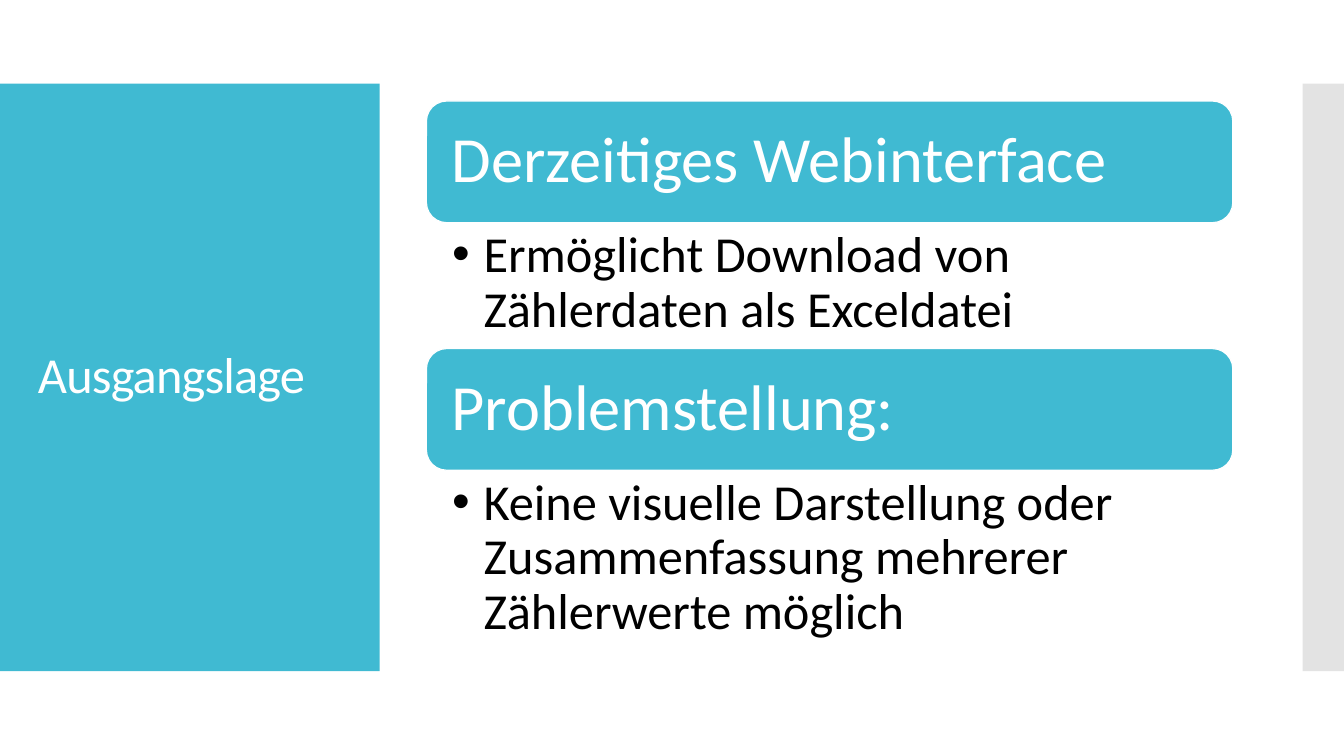
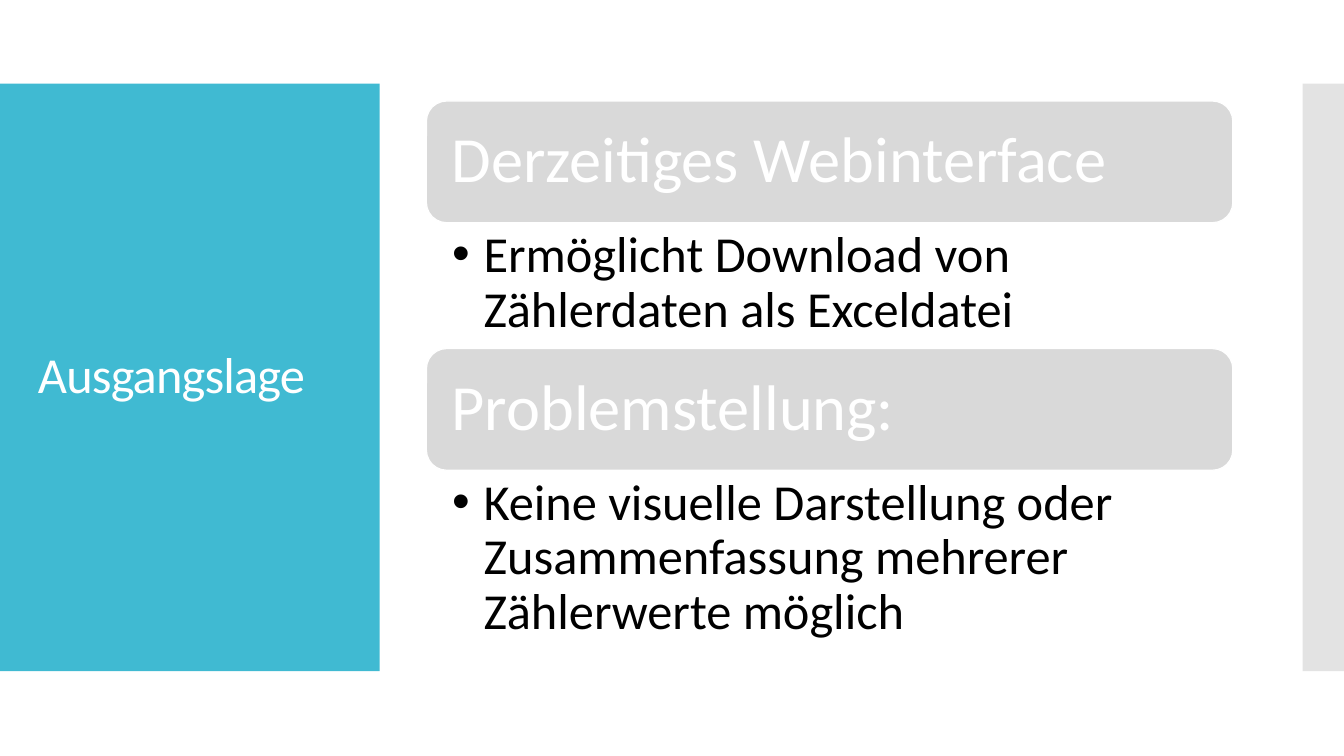
Before and after one commit to SebastianMandl/AEMS, a slide deck: slide 3 of Planung/Praesentationen/Zwischenpräsentation Diplomarbeit - Kopie.pptx. Drawn at 1344x756 pixels with LibreOffice and Linux fonts; fonts in the diff are those of the drawing. Boxes give left, top, right and bottom in pixels: in the first picture for what was removed or moved away, otherwise in the second. Text is boxed around its words. In the diff, an @@ line names an element or a change of style, - is before the commit and + after.

```diff
--- a/Planung/Praesentationen/Zwischenpräsentation Diplomarbeit - Kopie.pptx
+++ b/Planung/Praesentationen/Zwischenpräsentation Diplomarbeit - Kopie.pptx
@@ rounded rectangle at bbox=[426, 101, 1233, 223]: fill #40BAD2 to #D9D9D9 @@
@@ rounded rectangle at bbox=[426, 349, 1233, 471]: fill #40BAD2 to #D9D9D9 @@
```
Also in this commit, not shown: 6 other slides changed, 14 other files.
